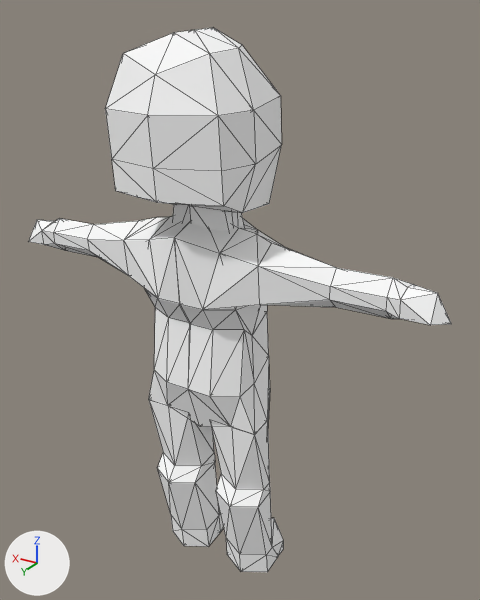
What one commit did to the glTF model public/assets/Character.glb.
Camera for both pictures: a 50 mm camera at (-1.47, 2.22, 2.48) aimed at (-0.09, -0.08, 1.33). Lighting does not change. The marker at lower left points along +X, +Y and +Z. Mesh edges are drawn as thin lines. Where no turn or scale is listed for an object, it has been applied to the vertices. Vertices at the same position are counted once.

The first picture shows 'body'.
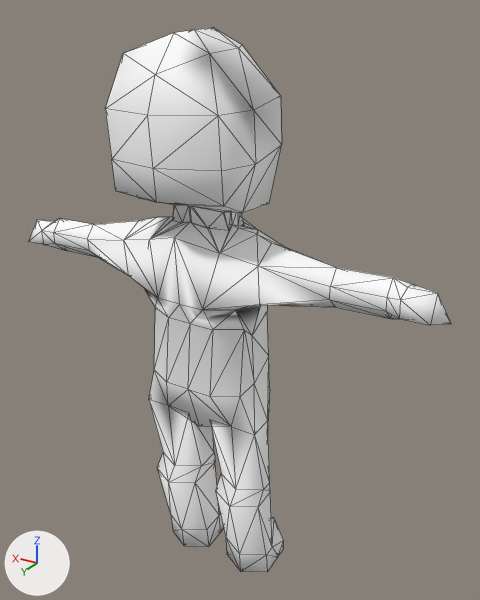
Boxes [x1, y1, x2, y2] around the edits, measured in the pictures (480 x 600 px; the box of a moved part takes in the faces that stretch with it):
part 1 of me_mesh747962390, moved or reshaped: [141, 198, 270, 488] in both

Edits to the bpy script that builds the scene:
```text
Change me_mesh747962390:
    used by ob_body; location = (-0.024, -0.055, -0.022)
    remove me_mesh747962390.from_pydata(...)  # 239 vertices, 546 faces; spans x -1.0..1.07, y -0.21..0.41, z -0.02..2.45
    add me_mesh747962390.from_pydata(...)  # 253 vertices, 527 faces; spans x -1.0..1.07, y -0.21..0.41, z -0.02..2.45
    me_mesh747962390 part 1
    32 vertices are removed from x -0.27..0.32, y -0.16..0.28, z 0.84..2.2
    182 faces are deleted
    46 vertices are added at x -0.15..0.37, y -0.04..0.2, z 0.85..1.81
    163 new faces join them
    me_mesh747962390 part 2: the surface is now shaded smooth
```
